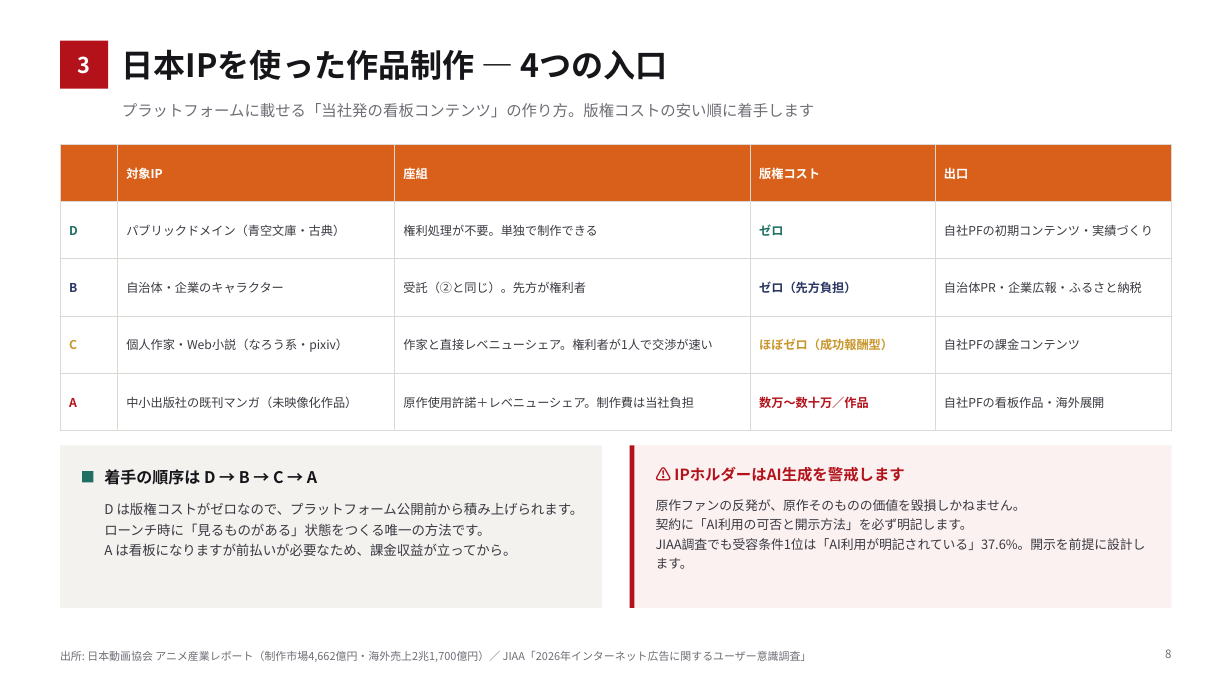
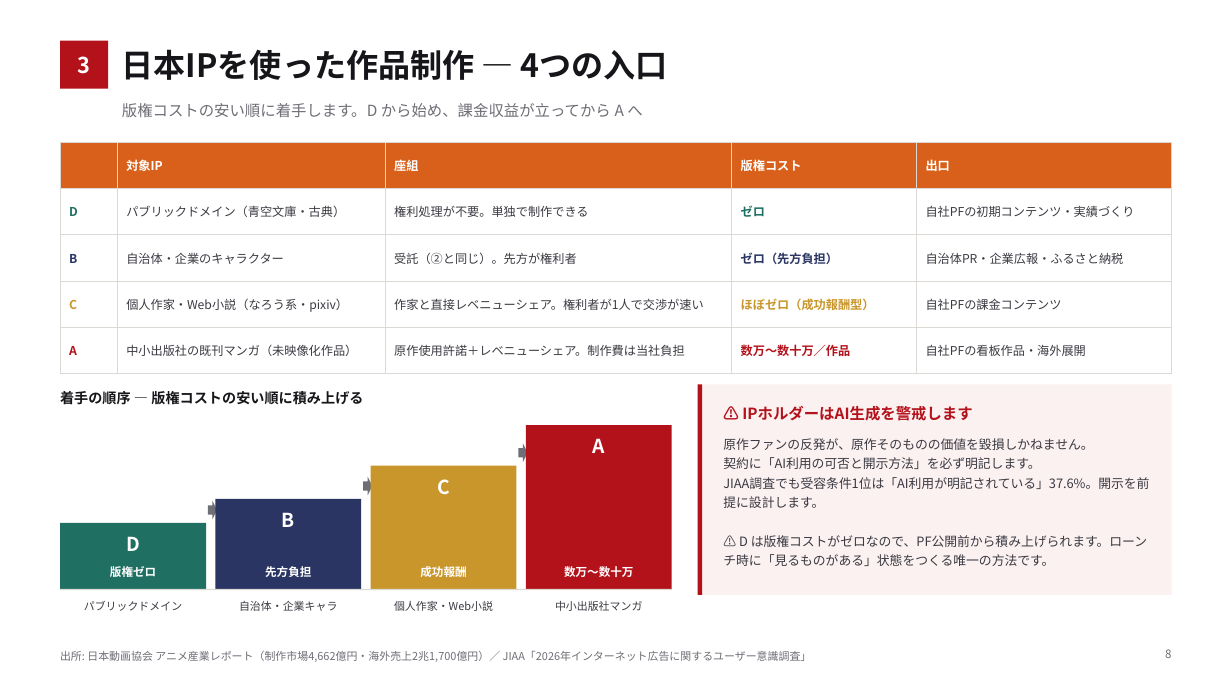
Before and after one commit to bpn333333/test, a slide deck: slide 9 of 投資家向け企画書.pptx. Drawn at 1232x693 pixels with LibreOffice and Linux fonts; fonts in the diff are those of the drawing. Boxes give left, top, right and bottom in pixels: in the first picture for what was removed or moved away, otherwise in the second. Text is boxed around its words. In the diff, an @@ line names an element or a change of style, - is before the commit and + after.

```diff
--- a/投資家向け企画書.pptx
+++ b/投資家向け企画書.pptx
@@ text at [122,103,642,117]: text changed @@
-プラットフォームに載せる「当社発の看板コンテンツ」の作り方。版権コストの安い順に着手します
+版権コストの安い順に着手します。D から始め、課金収益が立ってから A へ
@@ table: place and size @@
-table at [60,144,1172,412]
+table at [60,142,1172,360]
@@ rectangle: place and size @@
-rectangle at [630,445,1173,608]
+rectangle at [698,384,1172,595]
@@ rectangle added at [698,384,702,595], fill #B3121B @@
@@ text added at [60,391,363,405], 11 pt, text #16161A, bold @@
+着手の順序 — 版権コストの安い順に積み上げる
@@ text "⚠ IPホルダーはAI生成を警戒します": place and size @@
-text "⚠ IPホルダーはAI生成を警戒します" at [674,467,904,482]
+text "⚠ IPホルダーはAI生成を警戒します" at [742,406,972,421]
@@ rectangle removed at [60,445,603,608] @@
@@ right arrow added at [518,444,528,462], fill #6E6E76 @@
@@ rectangle: place and size @@
-rectangle at [630,445,635,608]
+rectangle at [526,425,672,590]
@@ text added at [593,438,605,453], 15 pt, text #FFFFFF, bold @@
+A
@@ text "原作ファンの反発が、原作そのものの価値を毀損しかねません。": place and size @@
-text "原作ファンの反発が、原作そのものの価値を毀損しかねません。" at [656,499,1146,569]
+text "原作ファンの反発が、原作そのものの価値を毀損しかねません。" at [723,438,1149,566]
@@ rectangle removed at [82,471,93,482] @@
@@ text removed at [104,469,317,485] @@
-着手の順序は D → B → C → A
@@ right arrow added at [363,477,372,495], fill #6E6E76 @@
@@ rectangle added at [371,466,517,590], fill #C9962C @@
@@ text added at [437,479,450,495], 15 pt, text #FFFFFF, bold @@
+C
@@ text removed at [104,502,584,556] @@
-D は版権コストがゼロなので、プラットフォーム公開前から積み上げられます。
-ローンチ時に「見るものがある」状態をつくる唯一の方法です。
-A は看板になりますが前払いが必要なため、課金収益が立ってから。
@@ right arrow added at [208,501,217,519], fill #6E6E76 @@
@@ rectangle added at [215,499,361,590], fill #2A3563 @@
@@ rectangle added at [60,523,206,590], fill #1F6F63 @@
@@ text added at [126,536,140,551], 15 pt, text #FFFFFF, bold @@
+D
@@ text added at [282,512,295,527], 15 pt, text #FFFFFF, bold @@
+B
@@ text at [723,535,1147,566]: paragraph added @@
+⚠ D は版権コストがゼロなので、PF公開前から積み上げられます。ローンチ時に「見るものがある」状態をつくる唯一の方法です。
@@ text added at [110,566,156,577], 9 pt, text #FFFFFF, bold @@
+版権ゼロ
@@ text added at [265,566,311,577], 9 pt, text #FFFFFF, bold @@
+先方負担
@@ text added at [420,564,466,580], 9 pt, text #FFFFFF, bold @@
+成功報酬
@@ text added at [564,566,633,577], 9 pt, text #FFFFFF, bold @@
+数万〜数十万
@@ line added from (60, 590) to (672, 590), #DCD9D4 1 pt @@
@@ text added at [84,601,182,611], 8.5 pt, text #3A3A42 @@
+パブリックドメイン
@@ text added at [239,601,337,611], 8.5 pt, text #3A3A42 @@
+自治体・企業キャラ
@@ text added at [394,601,493,611], 8.5 pt, text #3A3A42 @@
+個人作家・Web小説
@@ text added at [555,601,642,611], 8.5 pt, text #3A3A42 @@
+中小出版社マンガ
```
Also in this commit, not shown: 4 other slides changed, 1 other file.
